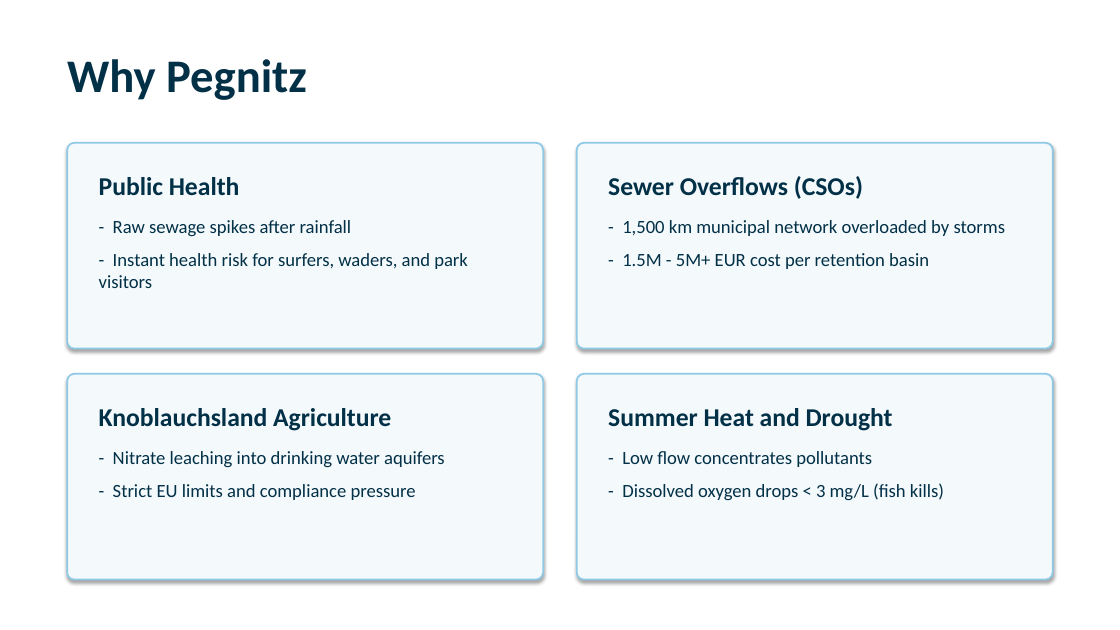
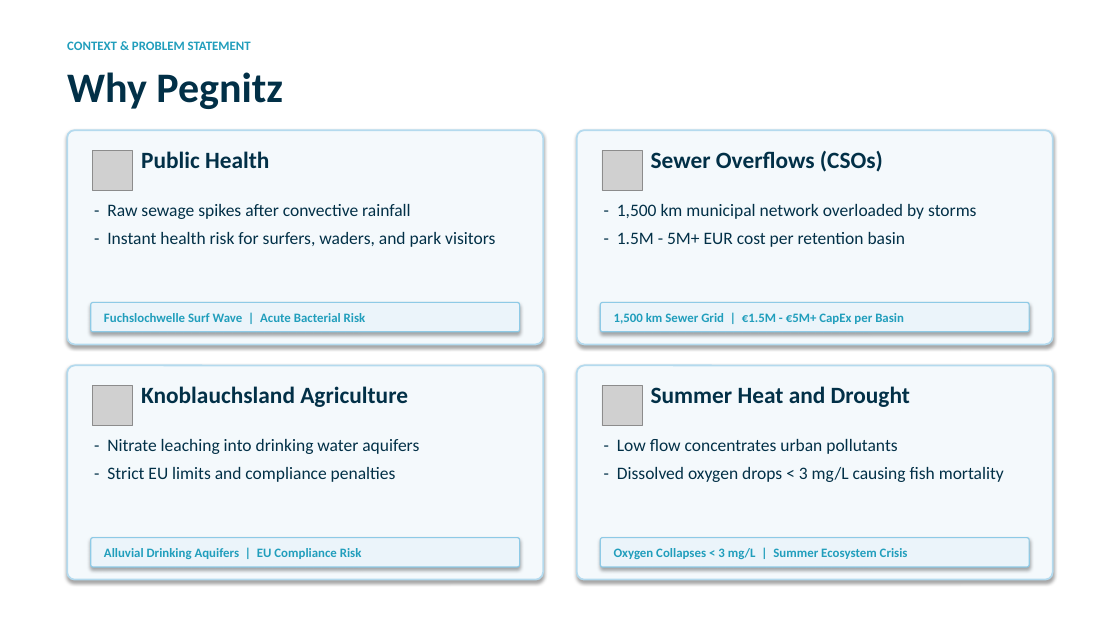
Before and after one commit to PrinzMajkl/Euroteq_Eindhoven_T3, a slide deck: slide 2 of presentation/plumetrace_presentation.pptx. Drawn at 1120x630 pixels with LibreOffice and Linux fonts; fonts in the diff are those of the drawing; grey boxes stand for pictures. Boxes give left, top, right and bottom in pixels: in the first picture for what was removed or moved away, otherwise in the second. Text is boxed around its words. In the diff, an @@ line names an element or a change of style, - is before the commit and + after.

```diff
--- a/presentation/plumetrace_presentation.pptx
+++ b/presentation/plumetrace_presentation.pptx
@@ text added at [67, 41, 251, 50], 11 pt, text #219EBC, bold @@
+CONTEXT & PROBLEM STATEMENT
@@ text "Why Pegnitz": place and size @@
-text "Why Pegnitz" at [67, 59, 307, 100]
+text "Why Pegnitz" at [67, 72, 283, 109]
@@ text "Why Pegnitz" at [67, 72, 283, 109]: size 40 to 36 pt @@
@@ rounded rectangle added at [67, 130, 544, 344], fill #F4F9FC, outline #B4DAEE 1.5 pt @@
@@ rounded rectangle added at [577, 130, 1054, 344], fill #F4F9FC, outline #B4DAEE 1.5 pt @@
@@ picture added at [92, 150, 133, 191] @@
@@ text added at [141, 151, 269, 168], 20 pt, text #023047, bold @@
+Public Health
@@ picture added at [602, 150, 643, 191] @@
@@ text at [608, 176, 863, 199]: paragraph removed @@
-Sewer Overflows (CSOs)
@@ text added at [651, 151, 883, 172], 20 pt, text #023047, bold @@
+Sewer Overflows (CSOs)
@@ text "- Raw sewage spikes after ...": place and size @@
-text "- Raw sewage spikes after ..." at [67, 143, 544, 349]
+text "- Raw sewage spikes after ..." at [107, 204, 495, 247]
@@ text at [107, 204, 411, 219]: text changed; size 16 to 15 pt @@
-Public Health
-- Raw sewage spikes after rainfall
+- Raw sewage spikes after convective rainfall
@@ text "- 1,500 km municipal network ...": place and size @@
-text "- 1,500 km municipal network ..." at [577, 143, 1054, 349]
+text "- 1,500 km municipal network ..." at [617, 204, 976, 247]
@@ text "- 1,500 km municipal network ..." at [617, 204, 976, 247]: size 16 to 15 pt; less space between paragraphs; fill #F4F9FC to none; outline #8ECAE6 1.5 pt to none; shadow off @@
@@ text at [107, 232, 495, 247]: size 16 to 15 pt in "- Instant health risk for surfers, waders, ..."; less space between paragraphs @@
@@ rounded rectangle added at [91, 302, 520, 332], fill #EBF4FA, outline #8ECAE6 1 pt, 11 pt, text #219EBC, bold @@
+Fuchslochwelle Surf Wave | Acute Bacterial Risk
@@ rounded rectangle added at [601, 302, 1030, 332], fill #EBF4FA, outline #8ECAE6 1 pt, 11 pt, text #219EBC, bold @@
+1,500 km Sewer Grid | €1.5M - €5M+ CapEx per Basin
@@ rounded rectangle added at [67, 365, 544, 580], fill #F4F9FC, outline #B4DAEE 1.5 pt @@
@@ picture added at [92, 386, 133, 426] @@
@@ text added at [141, 386, 408, 407], 20 pt, text #023047, bold @@
+Knoblauchsland Agriculture
@@ rounded rectangle added at [577, 365, 1054, 580], fill #F4F9FC, outline #B4DAEE 1.5 pt @@
@@ picture added at [602, 386, 643, 426] @@
@@ text added at [651, 386, 910, 407], 20 pt, text #023047, bold @@
+Summer Heat and Drought
@@ text at [99, 408, 391, 431]: paragraph removed @@
-Knoblauchsland Agriculture
@@ text "- Nitrate leaching into drinking ...": place and size @@
-text "- Nitrate leaching into drinking ..." at [67, 374, 544, 580]
+text "- Nitrate leaching into drinking ..." at [107, 439, 419, 482]
@@ text at [107, 439, 419, 454]: size 16 to 15 pt in "- Nitrate leaching into drinking water aquifers"; less space between paragraphs @@
@@ fill #F4F9FC to none; outline #8ECAE6 1.5 pt to none; shadow off in 3 elements at [107, 204, 495, 247], [107, 439, 419, 482], [617, 439, 1004, 482] @@
@@ text "- Low flow concentrates urban ...": place and size @@
-text "- Low flow concentrates urban ..." at [577, 374, 1054, 580]
+text "- Low flow concentrates urban ..." at [617, 439, 1004, 482]
@@ text at [617, 439, 1004, 482]: text changed; size 16 to 15 pt @@
-Summer Heat and Drought
-- Low flow concentrates pollutants
-- Dissolved oxygen drops < 3 mg/L (fish kills)
+- Low flow concentrates urban pollutants
+- Dissolved oxygen drops < 3 mg/L causing fish mortality
@@ text at [107, 467, 396, 482]: text changed; size 16 to 15 pt @@
-- Strict EU limits and compliance pressure
+- Strict EU limits and compliance penalties
@@ rounded rectangle added at [91, 538, 520, 567], fill #EBF4FA, outline #8ECAE6 1 pt, 11 pt, text #219EBC, bold @@
+Alluvial Drinking Aquifers | EU Compliance Risk
@@ rounded rectangle added at [601, 538, 1030, 567], fill #EBF4FA, outline #8ECAE6 1 pt, 11 pt, text #219EBC, bold @@
+Oxygen Collapses < 3 mg/L | Summer Ecosystem Crisis
```
Also in this commit, not shown: 4 other slides changed, 2 slides added, 2 slides removed, 24 other files.
